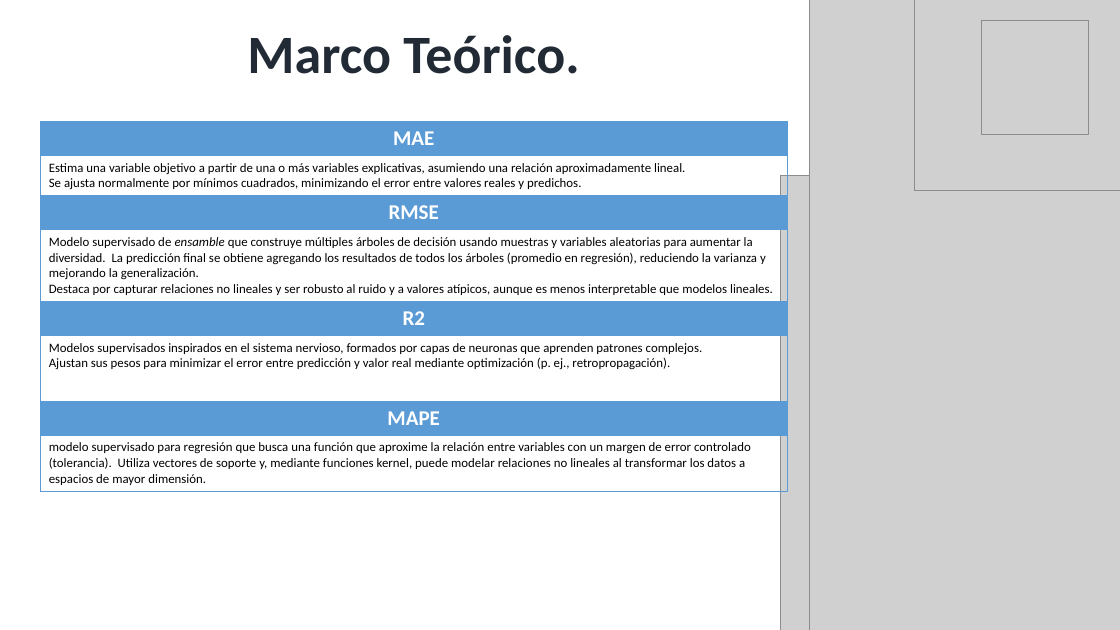
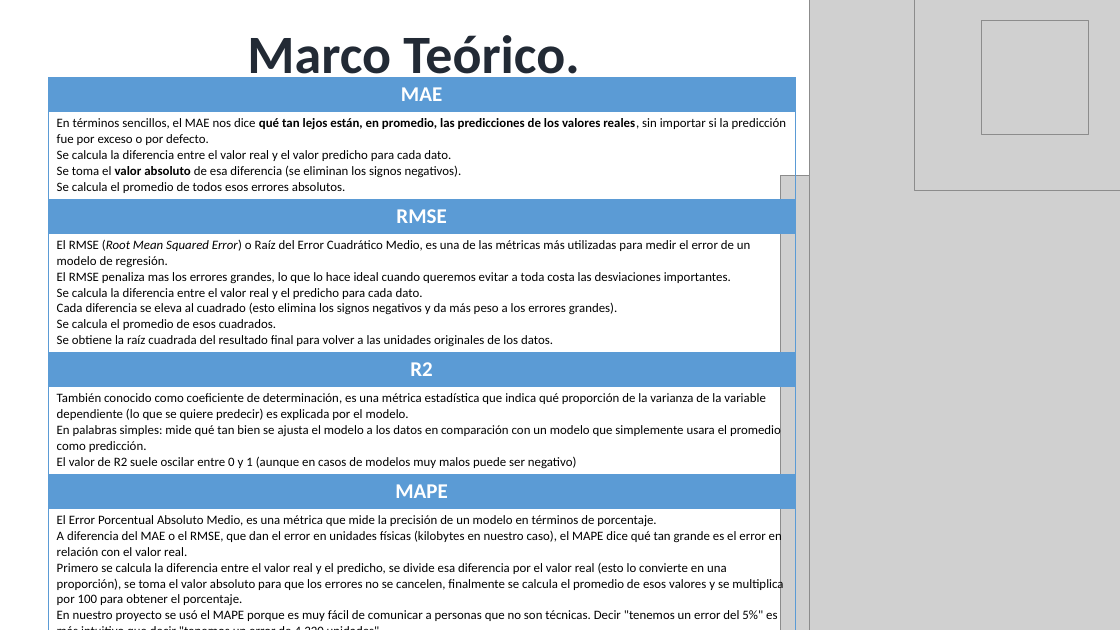
Before and after one commit to edier88/ProyectoAplicadoCienciaDatos, a slide deck: slide 7 of PRESENTA-TESIS-19012026.pptx. Drawn at 1120x630 pixels with LibreOffice and Linux fonts; fonts in the diff are those of the drawing; grey boxes stand for pictures; background and template pictures are left out. Boxes give left, top, right and bottom in pixels: in the first picture for what was removed or moved away, otherwise in the second. Text is boxed around its words. In the diff, an @@ line names an element or a change of style, - is before the commit and + after.

Commit message:
se actualiza la presentacion en power point de la tesis

```diff
--- a/PRESENTA-TESIS-19012026.pptx
+++ b/PRESENTA-TESIS-19012026.pptx
@@ table at [49,77,796,630] @@
-row 2, column 1: Estima una variable objetivo a partir de una o más variables explicativas, asumiendo una relación aproximadamente lineal. / Se ajusta normalmente por mínimos cuadrados, minimizando el error entre valores reales y predichos.
+row 2, column 1: En términos sencillos, el MAE nos dice qué tan lejos están, en promedio, las predicciones de los valores reales, sin importar si la predicción fue por exceso o por defecto. / Se calcula la diferencia entre el valor real y el valor predicho para cada dato. / Se toma el valor absoluto de esa diferencia (se eliminan los signos negativos). / Se calcula el promedio de todos esos errores absolutos.
-row 4, column 1: Modelo supervisado de ensamble que construye múltiples árboles de decisión usando muestras y variables aleatorias para aumentar la diversidad. La predicción final se obtiene agregando los resultados de todos los árboles (promedio en regresión), reduciendo la varianza y mejorando la generalización. Destaca por capturar relaciones no lineales y ser robusto al ruido y a valores atípicos, aunque es menos interpretable que modelos lineales.
+row 4, column 1: El RMSE (Root Mean Squared Error) o Raíz del Error Cuadrático Medio, es una de las métricas más utilizadas para medir el error de un modelo de regresión. / El RMSE penaliza mas los errores grandes, lo que lo hace ideal cuando queremos evitar a toda costa las desviaciones importantes. / Se calcula la diferencia entre el valor real y el predicho para cada dato. / Cada diferencia se eleva al cuadrado (esto elimina los signos negativos y da más peso a los errores grandes). / Se calcula el promedio de esos cuadrados. / Se obtiene la raíz cuadrada del resultado final para volver a las unidades originales de los datos.
-row 6, column 1: Modelos supervisados inspirados en el sistema nervioso, formados por capas de neuronas que aprenden patrones complejos. / Ajustan sus pesos para minimizar el error entre predicción y valor real mediante optimización (p. ej., retropropagación).
+row 6, column 1: También conocido como coeficiente de determinación, es una métrica estadística que indica qué proporción de la varianza de la variable dependiente (lo que se quiere predecir) es explicada por el modelo. / En palabras simples: mide qué tan bien se ajusta el modelo a los datos en comparación con un modelo que simplemente usara el promedio como predicción. / El valor de R2 suele oscilar entre 0 y 1 (aunque en casos de modelos muy malos puede ser negativo)
@@ row 8, column 1: "modelo supervisado para regresión que busca una función que aproxime la relación entre variables con un margen de error controlado (tolerancia). Utiliza vectores de soporte y, mediante funciones kernel, puede modelar relaciones no lineales al transformar los datos a espacios de mayor dimensión." to "El Error Porcentual Absoluto Medio, es una métrica que mide la precisión de un modelo en términos de porcentaje. / A diferencia del MAE o el RMSE, que dan el error en unidades físicas (kilobytes en nuestro caso), el MAPE dice qué tan grande es el error en relación con el valor real. / Primero se calcula la diferencia entre el valor real y el predicho, se divide esa diferencia por el valor real (esto lo convierte en una proporción), se toma el valor absoluto para que los errores no se cancelen, finalmente se calcula el promedio de esos valores y se multiplica por 100 para obtener el porcentaje. / En nuestro proyecto se usó el MAPE porque es muy fácil de comunicar a personas que no son técnicas. Decir "tenemos un error del 5%" es más intuitivo que decir "tenemos un error de 4,320 unidades"." @@
@@ table: place and size @@
-table at [40,122,787,489]
+table at [49,77,796,630]
```
